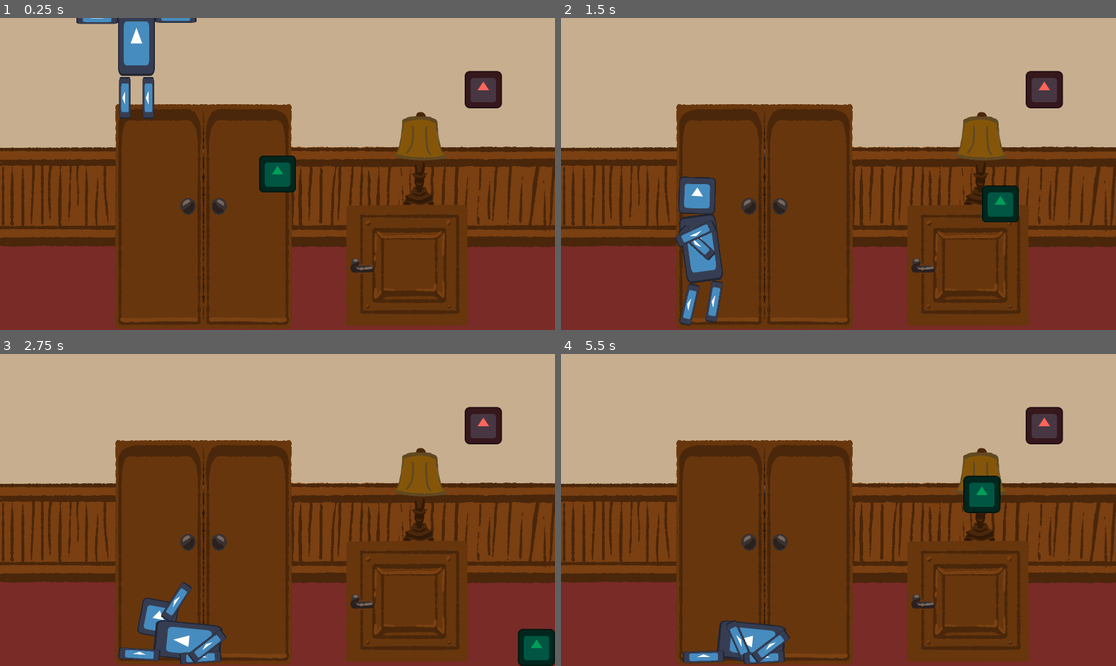
Above: before the commit, frames 1-4 (two rows, left to right).
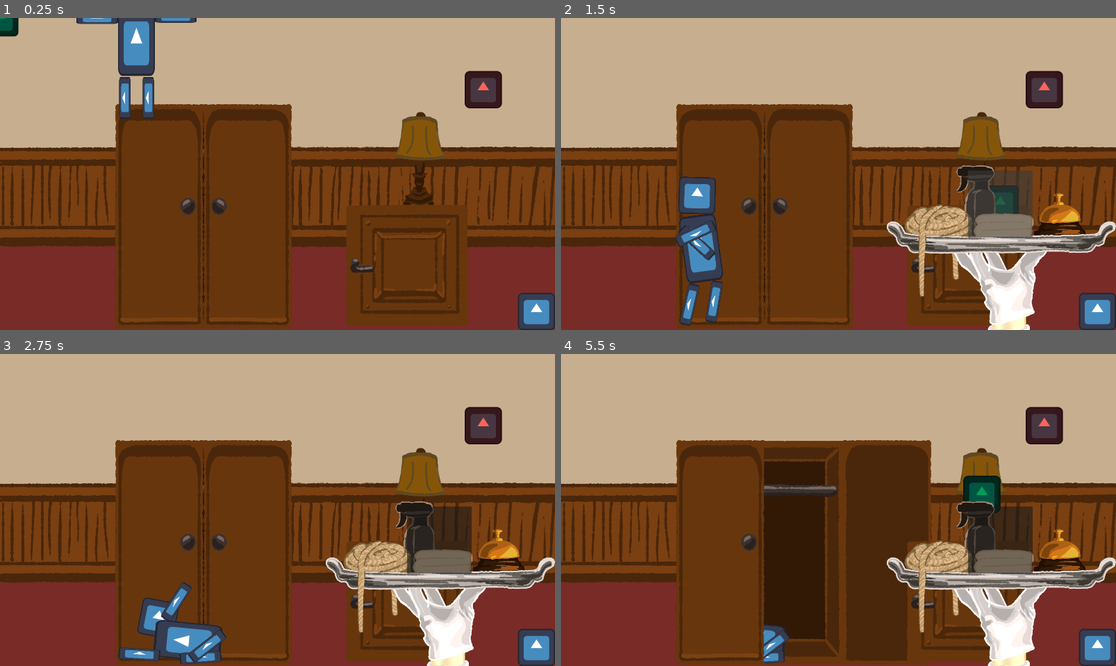
Above: after the commit, the same moments.

Repository: MaiaNavas404/global-game-jam-antwerp-MV
Game: Godot game, scene res://Levels/test_level.tscn
Same seed, same stepped clock (60 frames per second), same inputs: the game is played once before the commit and once after it. The engine's default icon, where the game draws it, is replaced by a stand-in: a white triangle on a blue panel in a dark square.
Inputs (mouse positions are in pixels of both pictures, inside the frame that each line leads up to):
- Up to frame 1 (0.25 s): no input
- Up to frame 2 (1.5 s): click (1099, 311) at 0.52 s; click (999, 205) at 1.27 s
- Up to frame 3 (2.75 s): click (538, 647) at 2.02 s
- Up to frame 4 (5.5 s): click (999, 541) at 2.77 s; click (1099, 647) at 3.52 s; click (999, 541) at 4.27 s; tap Enter at 5 s; drag from (810, 553) to (982, 494) at 5.02 s

The runs differ from the first frame. In frame 1, 1.8% of the frame differs, in the area x 0-100%, y 0-100%; in frame 2, 9.9%; in frame 3, 9.8%; in frame 4, 26%, in the area x 21-100%, y 27-100%.

Commit message:
started adding ui

Diff:
--- a/ggj-antwerp/CleaningTools/sponge.gd
+++ b/ggj-antwerp/CleaningTools/sponge.gd
@@ -1,11 +1,12 @@
 extends Node2D
 
-
+var disabled := true
 # Called when the node enters the scene tree for the first time.
 func _ready() -> void:
 	z_index = 3
 
 
 # Called every frame. 'delta' is the elapsed time since the previous frame.
-func _process(delta: float) -> void:
-	position = get_global_mouse_position()
+func _physics_process(delta: float) -> void:
+	if !disabled:
+		position = get_global_mouse_position()
--- a/ggj-antwerp/CleaningTools/sponge.tscn
+++ b/ggj-antwerp/CleaningTools/sponge.tscn
@@ -12,6 +12,7 @@
 [node name="SpongeArea" type="Area2D" parent="." unique_id=1757914729]
 collision_layer = 64
 collision_mask = 2
+input_pickable = false
 
 [node name="CollisionShape2D" type="CollisionShape2D" parent="SpongeArea" unique_id=161064105]
 shape = SubResource("RectangleShape2D_fwbe1")
--- a/ggj-antwerp/Levels/level.gd
+++ b/ggj-antwerp/Levels/level.gd
@@ -1,7 +1,16 @@
 extends Node2D
 
-
+@onready var platter := $CanvasLayer/Control/TextureRect
+@onready var sponge := $CanvasLayer/Control/TextureRect/Button
 
 func _ready():
 	get_viewport().physics_object_picking_first_only = true
 	get_viewport().physics_object_picking_sort = true
+	platter.visible = false
+
+func _on_texture_button_pressed() -> void:
+	platter.visible = true
+
+
+func _on_button_pressed() -> void:
+	$Sponge.disabled = false
--- a/ggj-antwerp/Levels/test_level.tscn
+++ b/ggj-antwerp/Levels/test_level.tscn
@@ -10,6 +10,8 @@
 [ext_resource type="Texture2D" uid="uid://dyhdq4yf5c4bx" path="res://RoomProps/Bed/bed.PNG" id="8_7e6fp"]
 [ext_resource type="PackedScene" uid="uid://ch4fhu50xyyeq" path="res://SuspectObjects/Blood/blood_stain.tscn" id="9_tc6tp"]
 [ext_resource type="PackedScene" uid="uid://cw66wgv4br3vm" path="res://CleaningTools/sponge.tscn" id="10_k8b6b"]
+[ext_resource type="Texture2D" uid="uid://bctl80hvn4aa6" path="res://CleaningTools/icon.svg" id="11_k8b6b"]
+[ext_resource type="Texture2D" uid="uid://ca3cap763d6l2" path="res://UI/UI_platter.PNG" id="11_lx7qo"]
 
 [sub_resource type="RectangleShape2D" id="RectangleShape2D_i4ak4"]
 size = Vector2(2722, 20)
@@ -63,4 +65,58 @@
 [node name="BloodStain" parent="." unique_id=519172962 instance=ExtResource("9_tc6tp")]
 position = Vector2(1672, 248)
 
+[node name="CanvasLayer" type="CanvasLayer" parent="." unique_id=649908782]
+
+[node name="Control" type="Control" parent="CanvasLayer" unique_id=297298772]
+layout_mode = 3
+anchors_preset = 15
+anchor_right = 1.0
+anchor_bottom = 1.0
+grow_horizontal = 2
+grow_vertical = 2
+mouse_filter = 1
+
+[node name="TextureButton" type="TextureButton" parent="CanvasLayer/Control" unique_id=1718897906]
+layout_mode = 1
+anchors_preset = 3
+anchor_left = 1.0
+anchor_top = 1.0
+anchor_right = 1.0
+anchor_bottom = 1.0
+offset_left = -128.0
+offset_top = -128.0
+grow_horizontal = 0
+grow_vertical = 0
+texture_normal = ExtResource("11_k8b6b")
+
+[node name="TextureRect" type="TextureRect" parent="CanvasLayer/Control" unique_id=235565738]
+layout_mode = 1
+anchors_preset = 3
+anchor_left = 1.0
+anchor_top = 1.0
+anchor_right = 1.0
+anchor_bottom = 1.0
+offset_left = -793.0
+offset_top = -570.0
+grow_horizontal = 0
+grow_vertical = 0
+texture = ExtResource("11_lx7qo")
+
+[node name="Button" type="Button" parent="CanvasLayer/Control/TextureRect" unique_id=347079497]
+layout_mode = 1
+anchors_preset = 3
+anchor_left = 1.0
+anchor_top = 1.0
+anchor_right = 1.0
+anchor_bottom = 1.0
+offset_left = -512.0
+offset_top = -552.0
+offset_right = -288.0
+offset_bottom = -320.0
+grow_horizontal = 0
+grow_vertical = 0
+
 [node name="Sponge" parent="." unique_id=1263091895 instance=ExtResource("10_k8b6b")]
+
+[connection signal="pressed" from="CanvasLayer/Control/TextureButton" to="." method="_on_texture_button_pressed"]
+[connection signal="pressed" from="CanvasLayer/Control/TextureRect/Button" to="." method="_on_button_pressed"]
--- a/ggj-antwerp/SuspectObjects/Blood/blood_stain.gd
+++ b/ggj-antwerp/SuspectObjects/Blood/blood_stain.gd
@@ -10,7 +10,7 @@
 
 # Called every frame. 'delta' is the elapsed time since the previous frame.
 func _process(delta: float) -> void:
-	print($Sprite2D.modulate.a)
+	pass
 
 
 func _on_area_2d_area_exited(area: Area2D) -> void:
Not shown, added: ggj-antwerp/UI/rope_grabbed_platter.PNG.import
Not shown, added: ggj-antwerp/UI/towel_grabbed_platter.PNG.import
